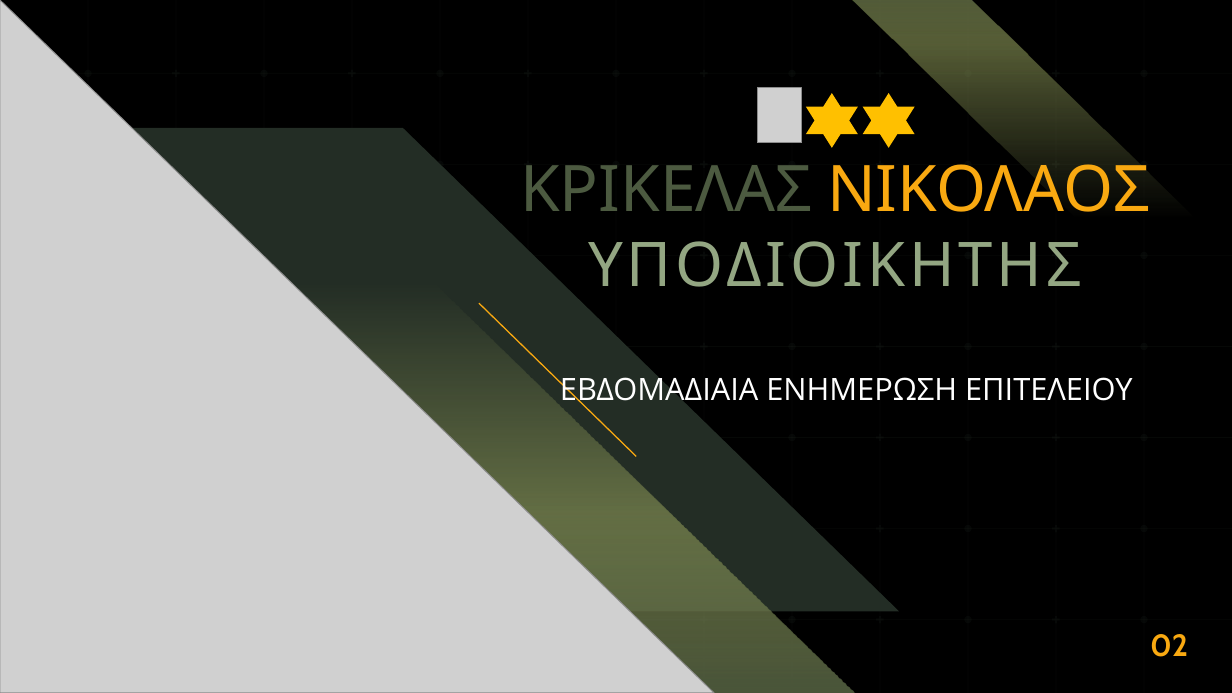
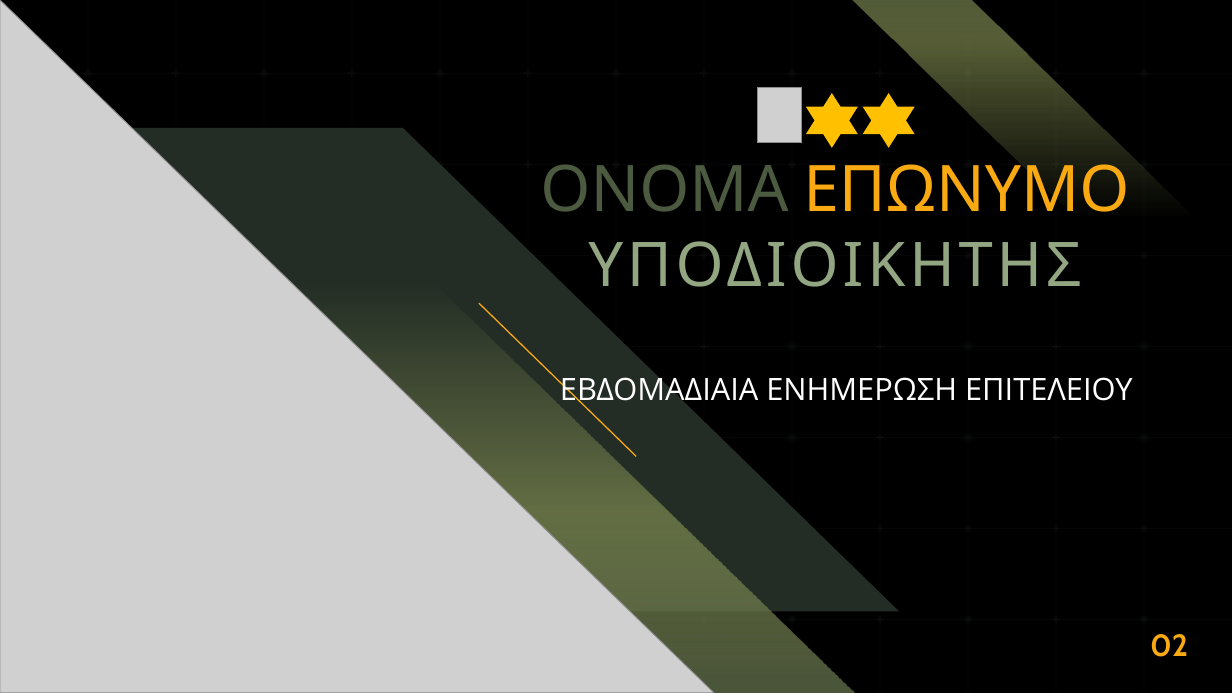
Before and after one commit to GiorgosNik/weekly_report_automator, a slide deck: slide 2 of template/finalPresentationTemplate.pptx. Drawn at 1232x693 pixels with LibreOffice and Linux fonts; fonts in the diff are those of the drawing; grey boxes stand for pictures. Boxes give left, top, right and bottom in pixels: in the first picture for what was removed or moved away, otherwise in the second. Text is boxed around its words. In the diff, an @@ line names an element or a change of style, - is before the commit and + after.

```diff
--- a/template/finalPresentationTemplate.pptx
+++ b/template/finalPresentationTemplate.pptx
@@ text at (540,164,1129,212): text changed; text colour #4C5A40 to #F9A911 @@
-ΚΡΙΚΕΛΑΣ ΝΙΚΟΛΑΟΣ
+ΟΝΟΜΑ ΕΠΩΝΥΜΟ
```
Also in this commit, not shown: 6 other slides changed, 24 slides removed, 2 other files.
